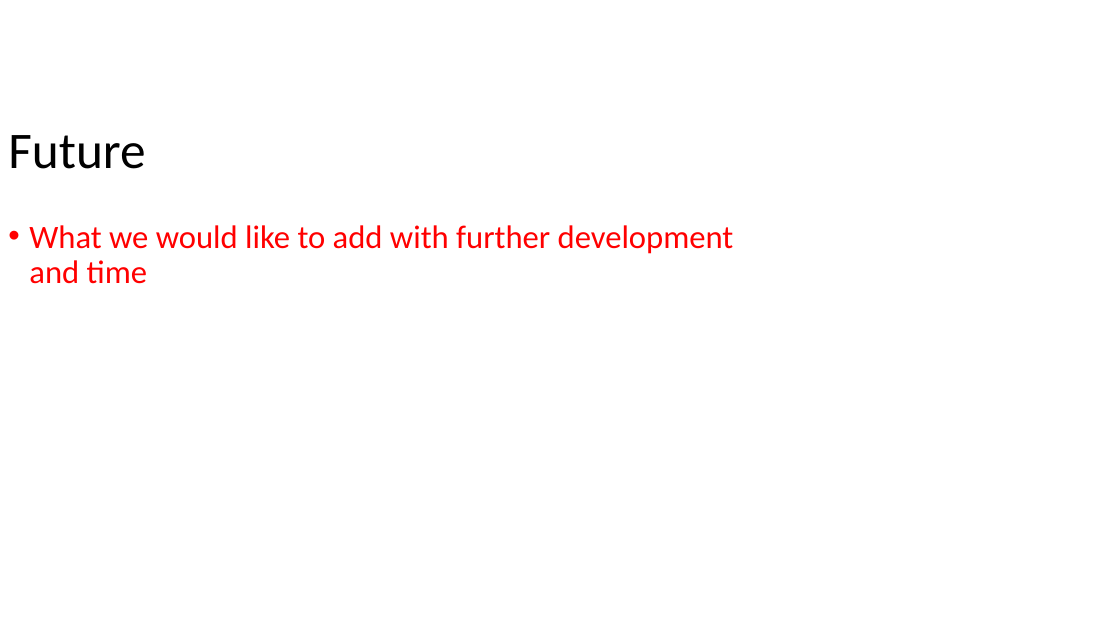
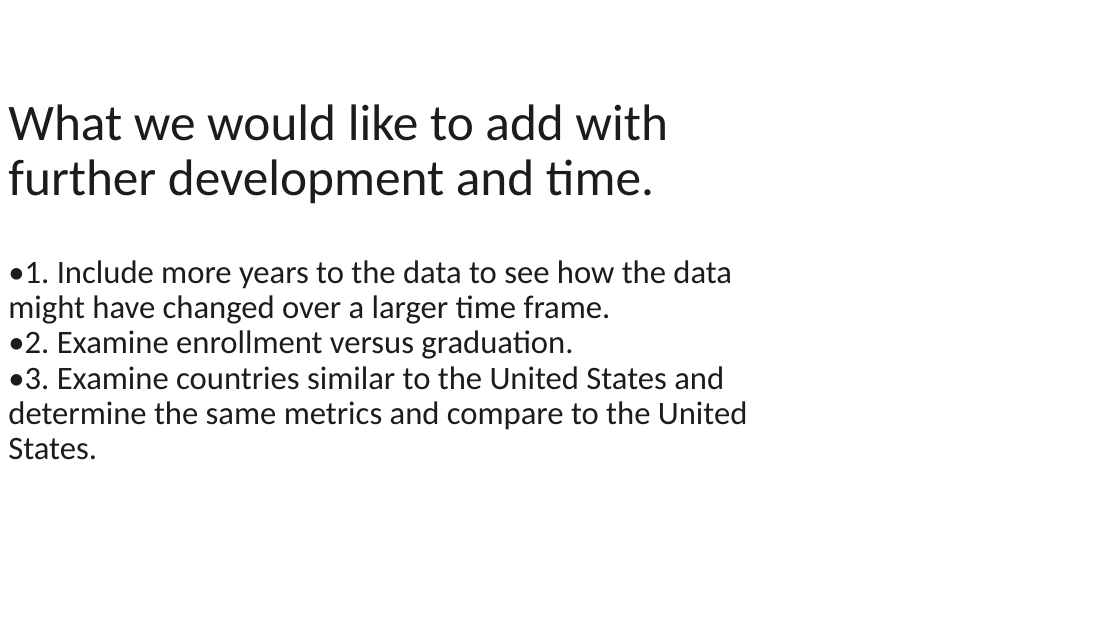
Before and after one commit to Tr3Yday30/Heartthrob, a slide deck: slide 10 of Education for income.pptx (slide 11 before the commit). Drawn at 1120x630 pixels with LibreOffice and Linux fonts; fonts in the diff are those of the drawing. Boxes give left, top, right and bottom in pixels: in the first picture for what was removed or moved away, otherwise in the second. Text is boxed around its words. In the diff, an @@ line names an element or a change of style, - is before the commit and + after.

```diff
--- a/Education for income.pptx
+++ b/Education for income.pptx
@@ title at box(8, 104, 667, 204): text changed; text colour #000000 to #1D1C1D @@
-Future
+What we would like to add with further development and time.
@@ text at box(8, 260, 748, 460): text changed; text colour #FF0000 to #1D1C1D @@
-• What we would like to add with further development and time
+•1. Include more years to the data to see how the data might have changed over a larger time frame.
+•2. Examine enrollment versus graduation.
+•3. Examine countries similar to the United States and determine the same metrics and compare to the United States.
```
Also in this commit, not shown: 2 other slides changed, 1 slide removed, 3 other files.
